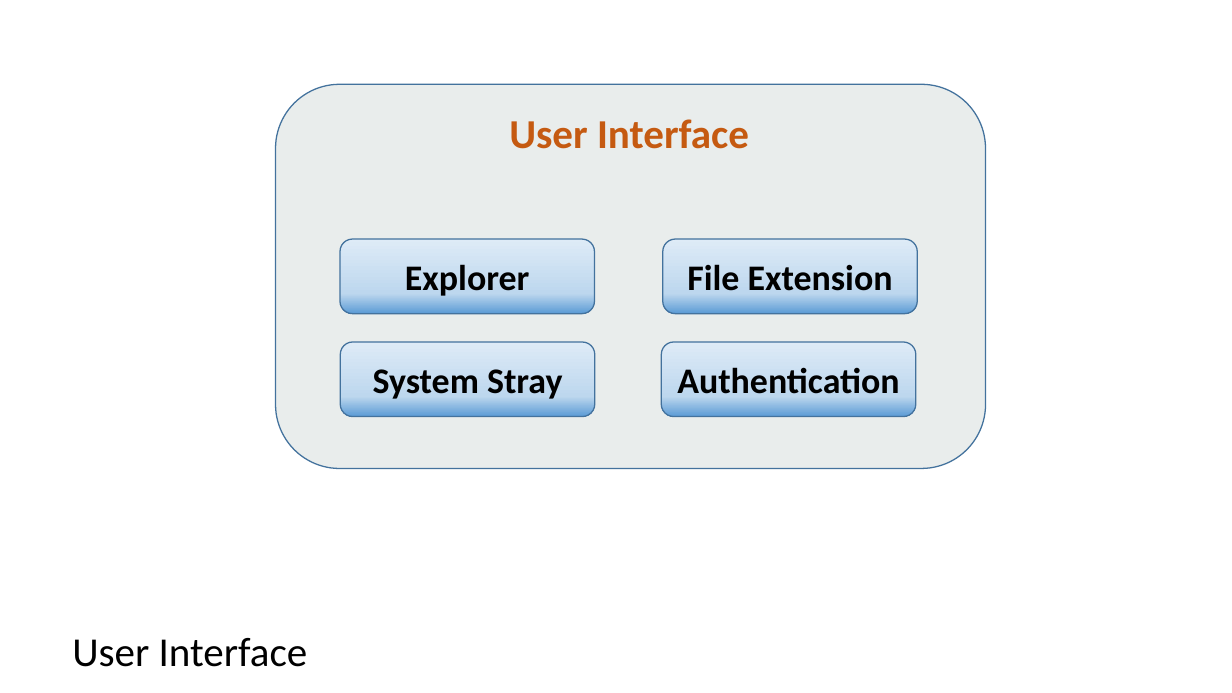
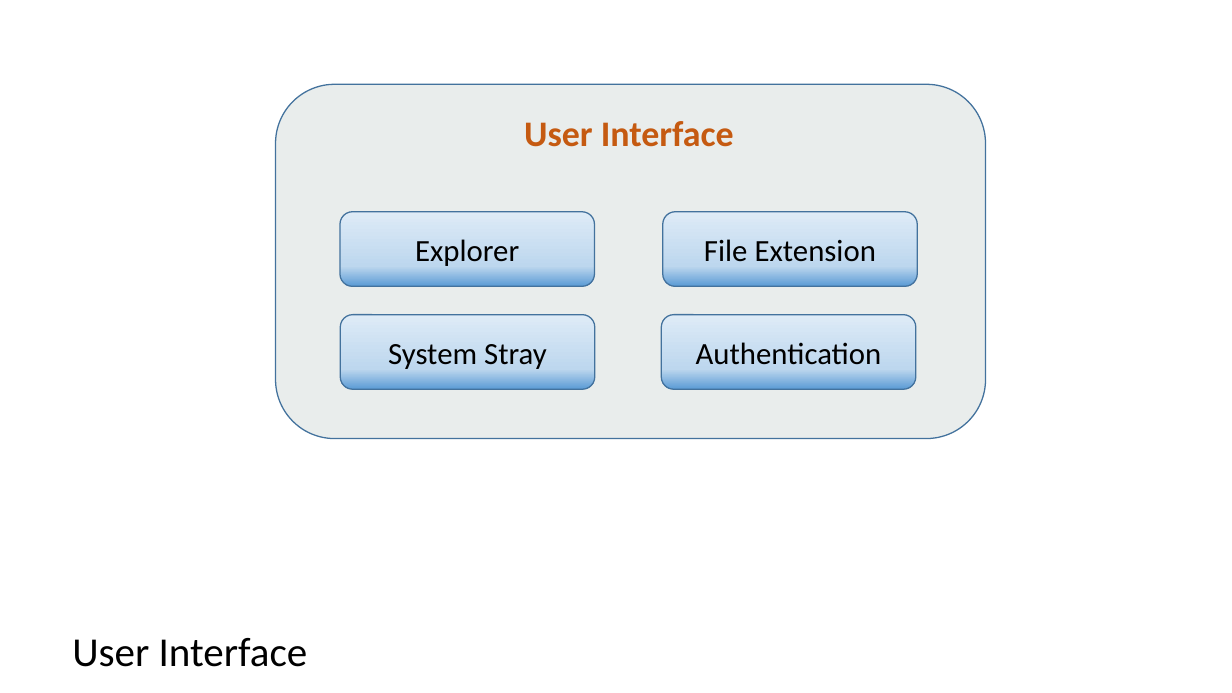
Before and after one commit to dotrungduchd/LUANVAN, a slide deck: slide 14 of Document/SODO.pptx. Drawn at 1232x693 pixels with LibreOffice and Linux fonts; fonts in the diff are those of the drawing. Boxes give left, top, right and bottom in pixels: in the first picture for what was removed or moved away, otherwise in the second. Text is boxed around its words. In the diff, an @@ line names an element or a change of style, - is before the commit and + after.

```diff
--- a/Document/SODO.pptx
+++ b/Document/SODO.pptx
@@ rounded rectangle: place and size @@
-rounded rectangle at <box>275,84,985,469</box>
+rounded rectangle at <box>275,84,985,438</box>
@@ text "User Interface": place and size @@
-text "User Interface" at <box>509,119,749,149</box>
+text "User Interface" at <box>524,121,734,147</box>
@@ text "User Interface" at <box>524,121,734,147</box>: size 32 to 28 pt @@
@@ 4 rounded rectangles: place and size @@
-4 rounded rectangles at <box>340,239,917,417</box>
+4 rounded rectangles at <box>340,212,917,390</box>
@@ size 28 to 24 pt, bold off in 4 elements at <box>340,315,594,390</box>, <box>662,315,916,390</box>, <box>663,212,917,287</box>, <box>340,212,594,287</box> @@
```
Also in this commit, not shown: 10 other slides changed, 1 slide added, 1 other file.
